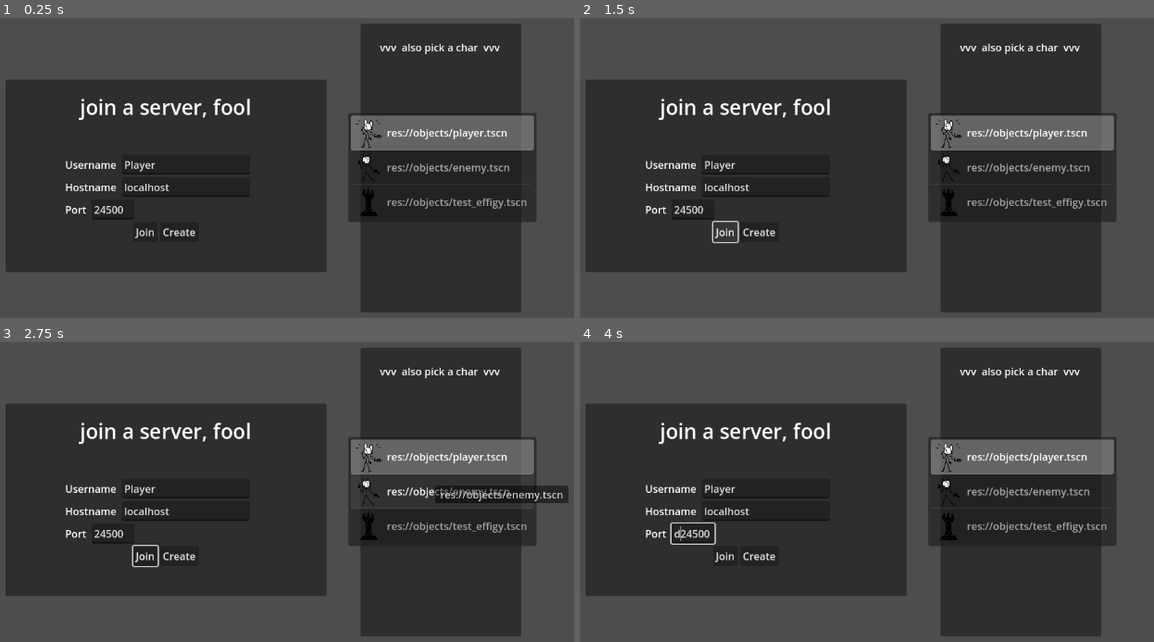
Above: before the commit, frames 1-4 (two rows, left to right).
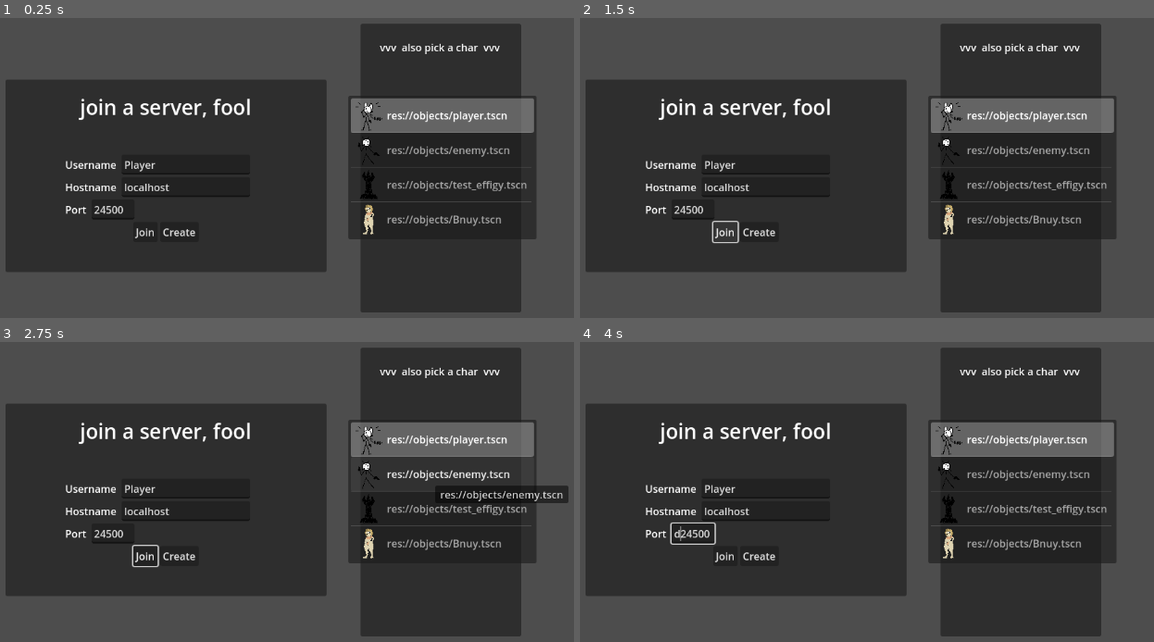
Above: after the commit, the same moments.

Repository: ndvrxd/cultism
Game: Godot game, scene res://connectScreen.tscn
The game is run twice, just before and just after one commit, with the same random seed, the same clock (stepped at 60 frames per second) and the same inputs.
Inputs (mouse positions are in pixels of both pictures, inside the frame that each line leads up to):
- Up to frame 1 (0.25 s): no input
- Up to frame 2 (1.5 s): click "Create" at 0.5 s; click "Join" at 1.25 s
- Up to frame 3 (2.75 s): move the mouse to (430, 480) at 2.02 s; hold D (right) from 2.03 s (still down); hold Down (CameraTiltDown) from 2.03 s (still down)
- Up to frame 4 (4 s): move the mouse to (700, 522) at 2.77 s; release D (right) at 2.78 s; release Down (CameraTiltDown) at 2.78 s; hold S (down) 2.78-3.53 s; tap Up (CameraTiltUp) at 2.85 s; tap Enter (Chat) at 3.5, 3.6 s; move the mouse to (918, 408) at 3.52 s; hold D (right) from 3.53 s (still down)

The runs differ from the first frame. In frame 1, 5.9% of the frame differs, in the area x 60-94%, y 25-74%; in frame 2, 5.9%; in frame 3, 6.0%; in frame 4, 5.9%.

Commit message:
BUNNY CHARACTER ADDED
peeta the :bunny: is here..

Diff:
--- a/cult-game-version-0.1/connectScreen.tscn
+++ b/cult-game-version-0.1/connectScreen.tscn
@@ -1,9 +1,10 @@
-[gd_scene load_steps=7 format=3 uid="uid://bqn8v6gbnfj1u"]
+[gd_scene load_steps=8 format=3 uid="uid://bqn8v6gbnfj1u"]
 
 [ext_resource type="Script" path="res://connectScreen.gd" id="1_bvb16"]
 [ext_resource type="Texture2D" uid="uid://veo5l360amx3" path="res://art/player ph.png" id="2_pnqp7"]
 [ext_resource type="Texture2D" uid="uid://6i8qff0kq7ei" path="res://art/enemy ph.png" id="3_ggp5m"]
 [ext_resource type="Texture2D" uid="uid://cqrh7ndjucvg5" path="res://art/effigy ph.png" id="4_f673u"]
+[ext_resource type="Texture2D" uid="uid://bnet23nlankpn" path="res://art/sprites/characters/bnuy/BUNBUNBUNBUN.png" id="5_kho54"]
 
 [sub_resource type="LabelSettings" id="LabelSettings_3pw02"]
 font_size = 32
@@ -154,7 +155,7 @@
 grow_horizontal = 2
 grow_vertical = 2
 auto_height = true
-item_count = 3
+item_count = 4
 fixed_icon_size = Vector2i(50, 50)
 item_0/text = "res://objects/player.tscn"
 item_0/icon = ExtResource("2_pnqp7")
@@ -162,6 +163,8 @@
 item_1/icon = ExtResource("3_ggp5m")
 item_2/text = "res://objects/test_effigy.tscn"
 item_2/icon = ExtResource("4_f673u")
+item_3/text = "res://objects/Bnuy.tscn"
+item_3/icon = ExtResource("5_kho54")
 
 [connection signal="pressed" from="Control/VBoxContainer/CenterContainer/HBoxContainer4/Button" to="." method="onJoinClicked"]
 [connection signal="pressed" from="Control/VBoxContainer/CenterContainer/HBoxContainer4/Button2" to="." method="onCreateClicked"]
--- /dev/null
+++ b/cult-game-version-0.1/objects/Bnuy.tscn
@@ -0,0 +1,37 @@
+[gd_scene load_steps=5 format=3 uid="uid://bc03astovlgfb"]
+
+[ext_resource type="Script" path="res://scripts/bnuy.gd" id="1_i4ej6"]
+[ext_resource type="Texture2D" uid="uid://bnet23nlankpn" path="res://art/sprites/characters/bnuy/BUNBUNBUNBUN.png" id="2_fcy37"]
+[ext_resource type="Texture2D" uid="uid://clqo76f6tebyl" path="res://art/arrow.png" id="3_lmv2m"]
+
+[sub_resource type="CapsuleShape2D" id="CapsuleShape2D_qr3n5"]
+radius = 16.0
+height = 50.0
+
+[node name="Bnuy" type="CharacterBody2D"]
+script = ExtResource("1_i4ej6")
+entityName = "Bnuy"
+team = 2
+objPath = "res://objects/Bnuy.tscn"
+healthBarColor = Color(0.853986, 0.000588543, 0.855574, 1)
+
+[node name="shoulder" type="Node2D" parent="."]
+position = Vector2(0, -64)
+
+[node name="Sprite2D" type="Sprite2D" parent="shoulder"]
+modulate = Color(0.489618, 0.433017, 0.996861, 1)
+z_index = 1
+position = Vector2(65, 0)
+rotation = 1.5708
+texture = ExtResource("3_lmv2m")
+
+[node name="CollisionShape2D" type="CollisionShape2D" parent="."]
+position = Vector2(0, -49)
+shape = SubResource("CapsuleShape2D_qr3n5")
+
+[node name="Node2D" type="Node2D" parent="." groups=["upright_sprite"]]
+
+[node name="Sprite2D" type="Sprite2D" parent="Node2D"]
+scale = Vector2(0.0559503, 0.0559503)
+texture = ExtResource("2_fcy37")
+offset = Vector2(0, -1048.93)
--- /dev/null
+++ b/cult-game-version-0.1/scripts/bnuy.gd
@@ -0,0 +1,7 @@
+extends Entity
+
+# Called when the node enters the scene tree for the first time.
+func _ready() -> void:
+	super._ready()
+	stat_speed = Stat.fromBase(600);
+	stat_maxHp = Stat.fromBase(75);
Binary file added: cult-game-version-0.1/art/sprites/characters/bnuy/BUNBUNBUNBUN.png
Not shown, added: cult-game-version-0.1/art/sprites/characters/bnuy/BUNBUNBUNBUN.png.import
